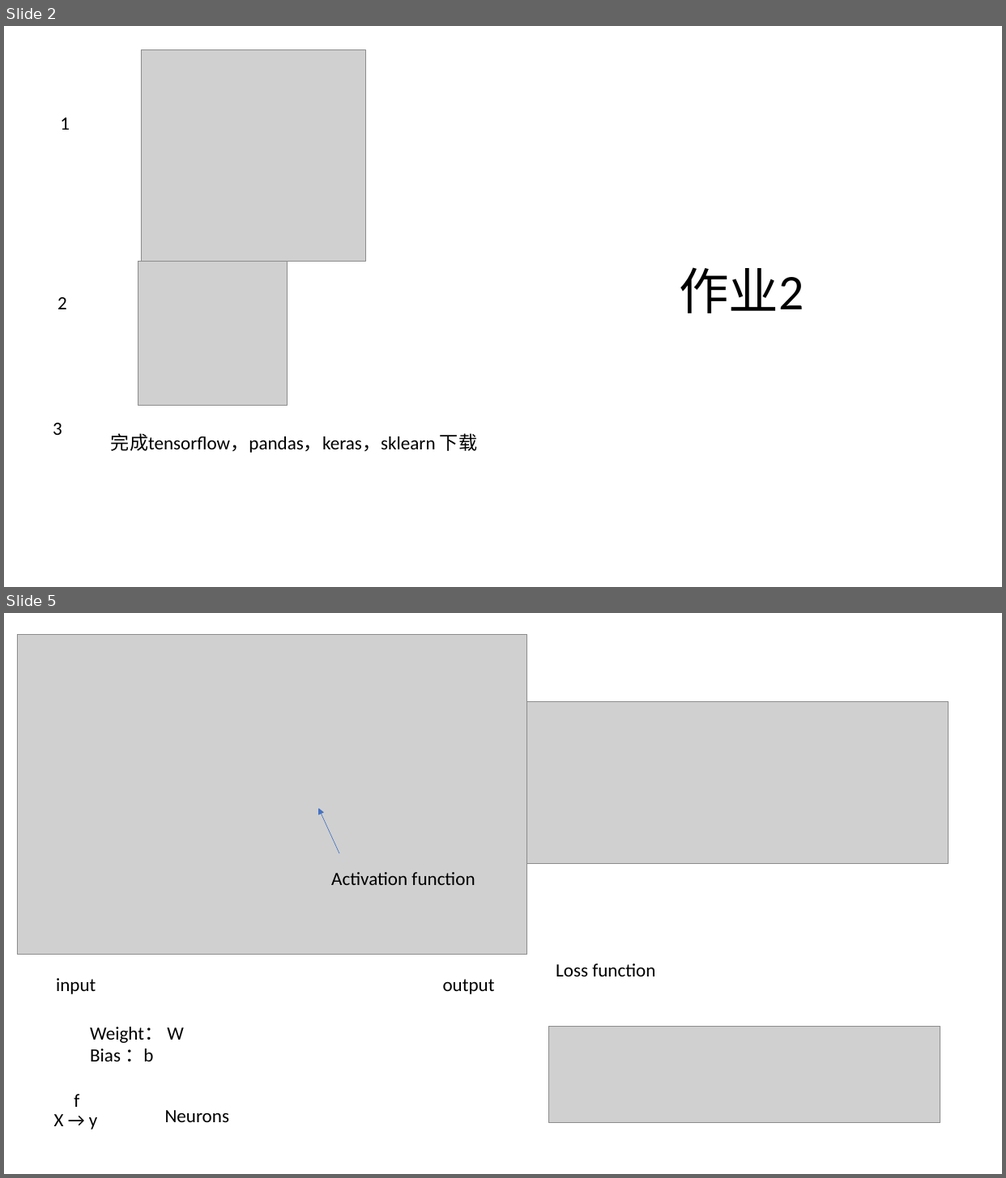
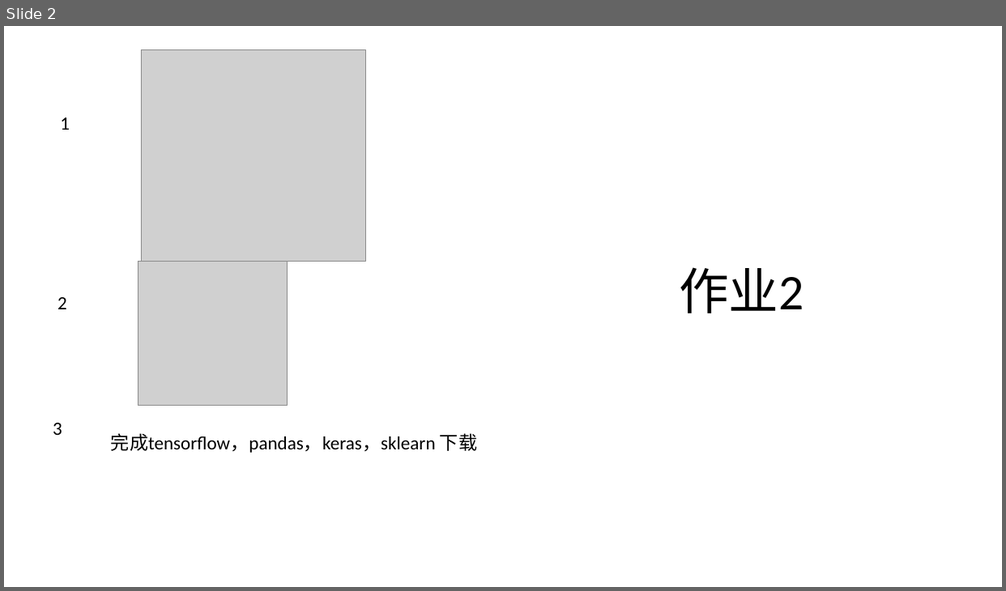
Before and after one commit to erdeq-upenn/stock, a slide deck: wk3/WK3.pptx. Shown one above the other, each under a label of ours: slides 2 and 5 before the commit, slide 2 after it; the slides between them are not shown. The pictures are 1006x1178 and 1006x591 pixels, drawn with LibreOffice and Linux fonts; fonts in the diff are those of the drawing; grey boxes stand for pictures. Boxes give left, top, right and bottom in pixels: in the first picture for what was removed or moved away, otherwise in the second. Text is boxed around its words. In the diff, an @@ line names an element or a change of style, - is before the commit and + after.

```diff
--- a/wk3/WK3.pptx
+++ b/wk3/WK3.pptx
@@ slide 5 removed at bbox=[4, 613, 1002, 1174], background #FFFFFF @@
@@ picture removed at bbox=[18, 635, 527, 955] @@
@@ picture removed at bbox=[527, 701, 948, 864] @@
@@ arrow removed from (339, 854) to (318, 808) @@
@@ text removed at bbox=[331, 872, 475, 885] @@
-Activation function
@@ text removed at bbox=[556, 964, 655, 977] @@
-Loss function
@@ text removed at bbox=[56, 978, 96, 995] @@
-input
@@ text removed at bbox=[443, 979, 495, 995] @@
-output
@@ text removed at bbox=[90, 1027, 184, 1062] @@
-Weight： W
-Bias ：b
@@ picture removed at bbox=[548, 1026, 940, 1122] @@
@@ text removed at bbox=[74, 1094, 79, 1107] @@
-f
@@ text removed at bbox=[54, 1114, 97, 1130] @@
-X → y
@@ text removed at bbox=[165, 1110, 229, 1122] @@
-Neurons
```
Also in this commit, not shown: 3 slides added, 5 other slides removed, 16 other files.
